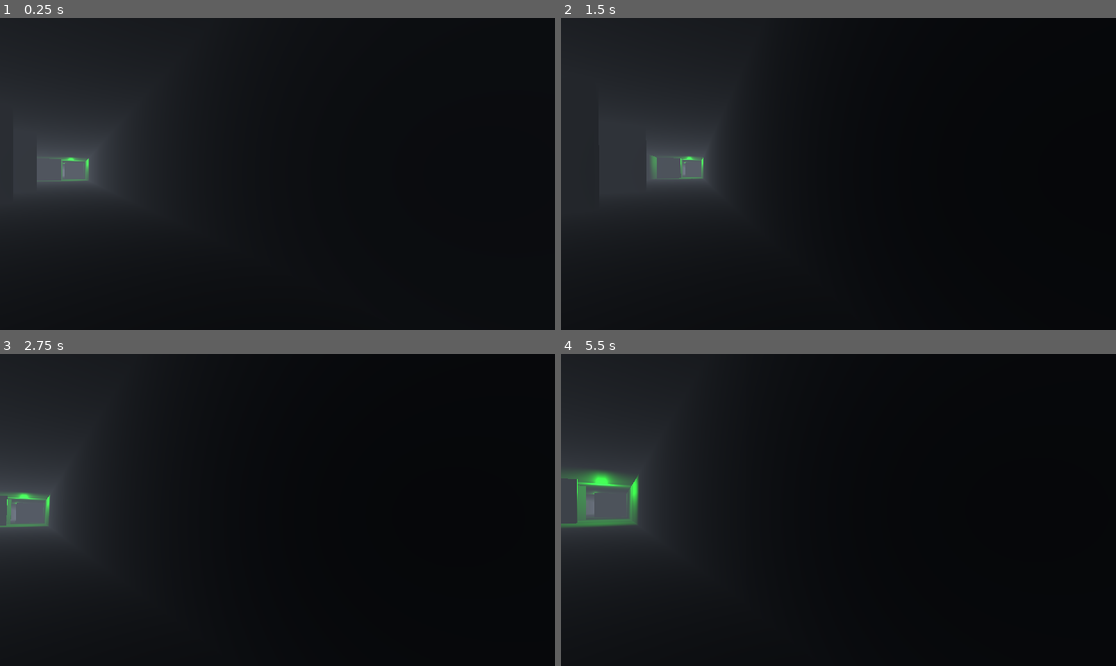
Above: before the commit, frames 1-4 (two rows, left to right).
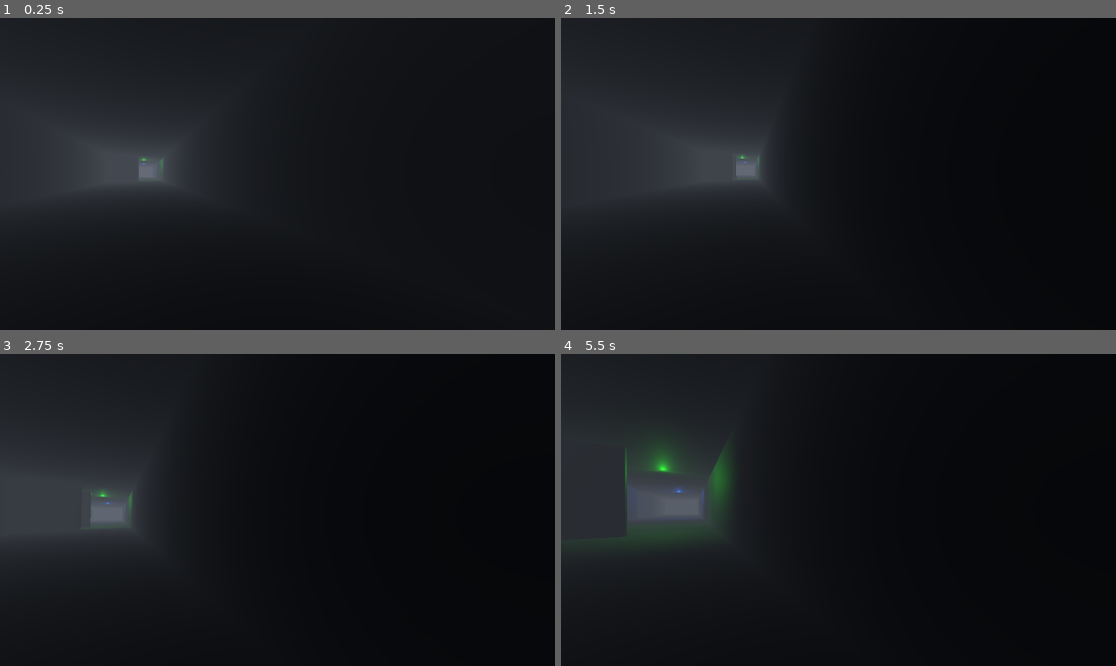
Above: after the commit, the same moments.

Repository: 53854/LightsAndTunnels
Game: Godot game, scene res://scenes/Level.tscn
Same seed, same stepped clock (60 frames per second), same inputs: the game is played once before the commit and once after it.
Inputs (mouse positions are in pixels of both pictures, inside the frame that each line leads up to):
- Up to frame 1 (0.25 s): no input
- Up to frame 2 (1.5 s): tap Enter at 0.5 s; move the mouse to (866, 174) at 0.52 s; hold W (move_forward) from 0.53 s (still down); click (866, 174) at 0.67 s; tap Space at 1.25 s; move the mouse to (810, 174) at 1.27 s
- Up to frame 3 (2.75 s): keep holding W (move_forward); tap Enter at 2 s; move the mouse to (288, 503) at 2.02 s
- Up to frame 4 (5.5 s): keep holding W (move_forward); tap Space at 2.75 s; move the mouse to (832, 516) at 2.77 s; click (832, 516) at 2.92 s; move the mouse to (877, 513) at 3.52 s; tap Enter at 4.25 s; move the mouse to (794, 506) at 4.27 s; move the mouse to (844, 510) at 5.02 s; click (844, 510) at 5.17 s

The runs differ from the first frame. In frame 1, 2.8% of the frame differs, in the area x 6-35%, y 36-56%; in frame 2, 2.4%; in frame 3, 3.1%; in frame 4, 6.3%, in the area x 0-32%, y 26-60%.

Commit message:
critical path2

Diff:
--- a/scenes/Level.tscn
+++ b/scenes/Level.tscn
@@ -25,9 +25,6 @@
 [node name="DemoT2" parent="Corridors" instance=ExtResource("4_xhnm3")]
 transform = Transform3D(-0.0025306907, 0, 0.9999968, 0, 1, 0, -0.9999968, 0, -0.0025306907, -12.004309, 0, 27.939095)
 
-[node name="DemoT" parent="Corridors" instance=ExtResource("4_xhnm3")]
-transform = Transform3D(1, 0, 0, 0, 1, 0, 0, 0, 1, -12.028383, 0, 15.966862)
-
 [node name="SegmentA2" parent="Corridors" instance=ExtResource("1_571js")]
 transform = Transform3D(1, 0, 0, 0, 1, 0, 0, 0, 1, -0.052975655, 0, 35.918163)
 
@@ -38,16 +35,36 @@
 transform = Transform3D(1, 0, 0, 0, 1, 0, 0, 0, 1, 0, 1.42, 16.138)
 light_color = Color(0.05882353, 0.8862745, 0.03529412, 1)
 
+[node name="OmniLight3D14" type="OmniLight3D" parent="Corridors"]
+transform = Transform3D(1, 0, 0, 0, 1, 0, 0, 0, 1, -31.374178, 1.42, -11.733967)
+light_color = Color(0.05882353, 0.8862745, 0.03529412, 1)
+
+[node name="OmniLight3D15" type="OmniLight3D" parent="Corridors"]
+transform = Transform3D(1, 0, 0, 0, 1, 0, 0, 0, 1, -19.2938, 1.42, -31.782934)
+light_color = Color(0.05882353, 0.8862745, 0.03529412, 1)
+
+[node name="OmniLight3D17" type="OmniLight3D" parent="Corridors"]
+transform = Transform3D(1, 0, 0, 0, 1, 0, 0, 0, 1, -72.587555, 1.42, -59.041023)
+light_color = Color(0.05882353, 0.8862745, 0.03529412, 1)
+
+[node name="OmniLight3D19" type="OmniLight3D" parent="Corridors"]
+transform = Transform3D(1, 0, 0, 0, 1, 0, 0, 0, 1, -48.000473, 1.42, -27.787025)
+light_color = Color(0.05882353, 0.8862745, 0.03529412, 1)
+
+[node name="OmniLight3D20" type="OmniLight3D" parent="Corridors"]
+transform = Transform3D(1, 0, 0, 0, 1, 0, 0, 0, 1, -48.000473, 1.42, -0.79084015)
+light_color = Color(0.05882353, 0.8862745, 0.03529412, 1)
+
 [node name="OmniLight3D3" type="OmniLight3D" parent="Corridors"]
 transform = Transform3D(1, 0, 0, 0, 1, 0, 0, 0, 1, 0, 1.42, 31.313)
 light_color = Color(0.05882353, 0.8862745, 0.03529412, 1)
 
 [node name="OmniLight3D2" type="OmniLight3D" parent="Corridors"]
-transform = Transform3D(1, 0, 0, 0, 1, 0, 0, 0, 1, 94.511, 1.42, 13.279)
+transform = Transform3D(1, 0, 0, 0, 1, 0, 0, 0, 1, 93.68618, 1.42, 13.279)
 light_color = Color(0.05882353, 0.8862745, 0.03529412, 1)
 
 [node name="OmniLight3D4" type="OmniLight3D" parent="Corridors"]
-transform = Transform3D(1, 0, 0, 0, 1, 0, 0, 0, 1, 94.43, 1.42, 32.618)
+transform = Transform3D(1, 0, 0, 0, 1, 0, 0, 0, 1, 93.81982, 1.42, 32.618)
 light_color = Color(0.05882353, 0.8862745, 0.03529412, 1)
 
 [node name="OmniLight3D6" type="OmniLight3D" parent="Corridors"]
@@ -60,6 +77,26 @@
 
 [node name="OmniLight3D8" type="OmniLight3D" parent="Corridors"]
 transform = Transform3D(1, 0, 0, 0, 1, 0, 0, 0, 1, -0.219, 1.42, 51.165)
+light_color = Color(0.05882353, 0.42352942, 0.9098039, 1)
+
+[node name="OmniLight3D10" type="OmniLight3D" parent="Corridors"]
+transform = Transform3D(1, 0, 0, 0, 1, 0, 0, 0, 1, -47.779903, 1.42, 19.361092)
+light_color = Color(0.05882353, 0.42352942, 0.9098039, 1)
+
+[node name="OmniLight3D18" type="OmniLight3D" parent="Corridors"]
+transform = Transform3D(1, 0, 0, 0, 1, 0, 0, 0, 1, -72.54779, 1.42, -50.931824)
+light_color = Color(0.05882353, 0.42352942, 0.9098039, 1)
+
+[node name="OmniLight3D11" type="OmniLight3D" parent="Corridors"]
+transform = Transform3D(1, 0, 0, 0, 1, 0, 0, 0, 1, -23.98632, 1.42, 26.973701)
+light_color = Color(0.05882353, 0.42352942, 0.9098039, 1)
+
+[node name="OmniLight3D12" type="OmniLight3D" parent="Corridors"]
+transform = Transform3D(1, 0, 0, 0, 1, 0, 0, 0, 1, -12.160247, 1.42, 27.832127)
+light_color = Color(0.05882353, 0.42352942, 0.9098039, 1)
+
+[node name="OmniLight3D13" type="OmniLight3D" parent="Corridors"]
+transform = Transform3D(1, 0, 0, 0, 1, 0, 0, 0, 1, -12.160247, 1.42, 5.0287514)
 light_color = Color(0.05882353, 0.42352942, 0.9098039, 1)
 
 [node name="OmniLight3D7" type="OmniLight3D" parent="Corridors"]
@@ -75,6 +112,12 @@
 light_energy = 6.608
 light_size = 0.701
 
+[node name="OmniLight3D16" type="OmniLight3D" parent="Corridors"]
+transform = Transform3D(1, 0, 0, 0, 1, 0, 0, 0, 1, -0.539217, 1.42015, -7.7220297)
+light_color = Color(0.05882353, 0.8862745, 0.11764706, 1)
+light_energy = 6.608
+light_size = 0.701
+
 [node name="DemoT4" parent="Corridors" instance=ExtResource("4_xhnm3")]
 transform = Transform3D(0.9999969, 0, 0.0025306472, 0, 1, 0, -0.0025306472, 0, 0.9999969, -0.045980453, 0, 7.942112)
 
@@ -106,7 +149,7 @@
 transform = Transform3D(1, 0, 0, 0, 1, 0, 0, 0, 1.5323007, -12.075662, 0, 62.13604)
 
 [node name="CorridorSegment5" parent="Corridors" instance=ExtResource("1_571js")]
-transform = Transform3D(1, 0, 0, 0, 1, 0, 0, 0, 0.6229671, -0.04252124, 0, 21.691639)
+transform = Transform3D(1, 0, 0, 0, 1, 0, 0, 0, 1.798797, -0.04252124, 0, 18.214943)
 
 [node name="CorridorSegment6" parent="Corridors" instance=ExtResource("1_571js")]
 transform = Transform3D(1, 0, 0, 0, 1, 0, 0, 0, 1, 22.843384, -9.536743e-07, -0.008169174)
@@ -153,8 +196,8 @@
 [node name="TCorridor10" parent="Corridors" instance=ExtResource("4_xhnm3")]
 transform = Transform3D(1, 0, 0, 0, 1, 0, 0, 0, 1, -0.036814213, 0, -19.601955)
 
-[node name="CorridorSegment16" parent="Corridors" instance=ExtResource("1_571js")]
-transform = Transform3D(-4.371139e-08, 0, 1, 0, 1, 0, -1, 0, -4.371139e-08, -0.72227097, 0, -24.601437)
+[node name="TCorridor25" parent="Corridors" instance=ExtResource("4_xhnm3")]
+transform = Transform3D(-4.371139e-08, 0, -1, 0, 1, 0, 1, 0, -4.371139e-08, -0.036814213, 0, -31.507238)
 
 [node name="CorridorSegment17" parent="Corridors" instance=ExtResource("1_571js")]
 transform = Transform3D(1, 0, 0, 0, 1, 0, 0, 0, 0.546565, -0.040655375, 0, -13.470845)
@@ -162,35 +205,32 @@
 [node name="TCorridor11" parent="Corridors" instance=ExtResource("4_xhnm3")]
 transform = Transform3D(-4.371139e-08, 0, -1, 0, 1, 0, 1, 0, -4.371139e-08, -12.036439, 0, 4.6919174)
 
-[node name="CrossCorridor2" parent="Corridors" instance=ExtResource("5_fc210")]
-transform = Transform3D(1, 0, 0, 0, 1, 0, 0, 0, 1, -20.021967, 0, 4.6761837)
-
 [node name="CorridorSegment19" parent="Corridors" instance=ExtResource("1_571js")]
-transform = Transform3D(1, 0, 0, 0, 1, 0, 0, 0, 2.3767424, -20.028526, 0, -7.630162)
+transform = Transform3D(1, 0, 0, 0, 1, 0, 0, 0, 0.64472044, -20.028526, 0, -11.245981)
 
 [node name="TCorridor12" parent="Corridors" instance=ExtResource("4_xhnm3")]
-transform = Transform3D(-4.371139e-08, 0, -1, 0, 1, 0, 1, 0, -4.371139e-08, -20.038284, 9.536743e-07, -24.610092)
+transform = Transform3D(-4.371139e-08, 0, -1, 0, 1, 0, 1, 0, -4.371139e-08, -19.399784, 9.536743e-07, -31.504208)
 
 [node name="CorridorSegment20" parent="Corridors" instance=ExtResource("1_571js")]
-transform = Transform3D(-4.371139e-08, 0, 1.4207764, 0, 1, 0, -1, 0, -6.210411e-08, -10.375462, 0, -24.61977)
+transform = Transform3D(-4.371139e-08, 0, 1.4207764, 0, 1, 0, -1, 0, -6.210411e-08, -9.709311, 0, -31.496655)
 
 [node name="TCorridor13" parent="Corridors" instance=ExtResource("4_xhnm3")]
-transform = Transform3D(1, 0, 0, 0, 1, 0, 0, 0, 1, -31.95949, 0, 4.6765203)
+transform = Transform3D(1, 0, 0, 0, 1, 0, 0, 0, 1, -31.304327, 0, 4.6765203)
 
 [node name="CorridorSegment22" parent="Corridors" instance=ExtResource("1_571js")]
-transform = Transform3D(1, 0, 0, 0, 1, 0, 0, 0, 1, -31.969093, 1.9073486e-06, -3.2804213)
+transform = Transform3D(1, 0, 0, 0, 1, 0, 0, 0, 1, -31.305775, 1.9073486e-06, -3.2804213)
 
 [node name="CrossCorridor3" parent="Corridors" instance=ExtResource("5_fc210")]
-transform = Transform3D(1, 0, 0, 0, 1, 0, 0, 0, 1, -31.940493, -1.9073486e-06, -11.283845)
+transform = Transform3D(1, 0, 0, 0, 1, 0, 0, 0, 1, -31.306576, -1.9073486e-06, -11.283845)
 
 [node name="CorridorSegment23" parent="Corridors" instance=ExtResource("1_571js")]
 transform = Transform3D(-4.371139e-08, 0, 0.8623916, 0, 1, 0, -1, 0, -3.7696335e-08, -24.969187, 1.9073486e-06, -11.278146)
 
 [node name="TCorridor14" parent="Corridors" instance=ExtResource("4_xhnm3")]
-transform = Transform3D(1, 0, 0, 0, 1, 0, 0, 0, 1, -31.921814, 0, -24.59537)
+transform = Transform3D(1, 0, 0, 0, 1, 0, 0, 0, 1, -31.291855, 0, -31.487259)
 
 [node name="CorridorSegment24" parent="Corridors" instance=ExtResource("1_571js")]
-transform = Transform3D(1, 0, 0, 0, 1, 0, 0, 0, 0.71765435, -31.949594, 0, -18.075756)
+transform = Transform3D(1, 0, 0, 0, 1, 0, 0, 0, 1.8081304, -31.305088, 0, -21.582098)
 
 [node name="TCorridor15" parent="Corridors" instance=ExtResource("4_xhnm3")]
 transform = Transform3D(1, 0, 0, 0, 1, 0, 0, 0, 1, -23.854258, 0, 27.960903)
@@ -203,6 +243,12 @@
 
 [node name="CorridorSegment13" parent="Corridors" instance=ExtResource("1_571js")]
 transform = Transform3D(-4.371139e-08, 0, 1, 0, 1, 0, -1, 0, -4.371139e-08, -35.841553, 0, 20.039003)
+
+[node name="CorridorSegment30" parent="Corridors" instance=ExtResource("1_571js")]
+transform = Transform3D(-1, 0, -8.742278e-08, 0, 1, 0, 8.742278e-08, 0, -1, -12.03105, 0, 16.532656)
+
+[node name="CorridorSegment33" parent="Corridors" instance=ExtResource("1_571js")]
+transform = Transform3D(1.3113416e-07, 0, -1, 0, 1, 0, 1, 0, 1.3113416e-07, -20.041924, 0, 4.6761355)
 
 [node name="CorridorSegment14" parent="Corridors" instance=ExtResource("1_571js")]
 transform = Transform3D(-4.371139e-08, 0, 1, 0, 1, 0, -1, 0, -4.371139e-08, 15.674858, -1.9073486e-06, 52.00543)
@@ -301,14 +347,34 @@
 transform = Transform3D(1, 0, 0, 0, 1, 0, 0, 0, 1, -47.839, 1.42, 40.366)
 light_color = Color(0.89596826, 0.39892986, 0.7988065, 1)
 
+[node name="OmniLight3D11" type="OmniLight3D" parent="Corridors/Corridors"]
+transform = Transform3D(1, 0, 0, 0, 1, 0, 0, 0, 1, -154.48528, 1.42, -11.92857)
+light_color = Color(0.89596826, 0.39892986, 0.7988065, 1)
+
+[node name="OmniLight3D15" type="OmniLight3D" parent="Corridors/Corridors"]
+transform = Transform3D(1, 0, 0, 0, 1, 0, 0, 0, 1, -106.58321, 1.42, 7.814064)
+light_color = Color(0.89596826, 0.39892986, 0.7988065, 1)
+
+[node name="OmniLight3D14" type="OmniLight3D" parent="Corridors/Corridors"]
+transform = Transform3D(1, 0, 0, 0, 1, 0, 0, 0, 1, -137.82828, 1.42, 7.1349926)
+light_color = Color(0.89596826, 0.39892986, 0.7988065, 1)
+
 [node name="OmniLight3D7" type="OmniLight3D" parent="Corridors/Corridors"]
 transform = Transform3D(1, 0, 0, 0, 1, 0, 0, 0, 1, -13.216156, 1.42, 40.365997)
 light_color = Color(0.89596826, 0.39892986, 0.7988065, 1)
 
+[node name="OmniLight3D13" type="OmniLight3D" parent="Corridors/Corridors"]
+transform = Transform3D(1, 0, 0, 0, 1, 0, 0, 0, 1, -137.35841, 1.42, 43.864037)
+light_color = Color(0.89596826, 0.39892986, 0.7988065, 1)
+
 [node name="OmniLight3D8" type="OmniLight3D" parent="Corridors/Corridors"]
 transform = Transform3D(1, 0, 0, 0, 1, 0, 0, 0, 1, -12.457, 1.42, 79.005)
 light_color = Color(0.89596826, 0.39892986, 0.7988065, 1)
 
+[node name="OmniLight3D12" type="OmniLight3D" parent="Corridors/Corridors"]
+transform = Transform3D(1, 0, 0, 0, 1, 0, 0, 0, 1, -130.46219, 1.42, 58.534416)
+light_color = Color(0.89596826, 0.39892986, 0.7988065, 1)
+
 [node name="OmniLight3D9" type="OmniLight3D" parent="Corridors/Corridors"]
 transform = Transform3D(1, 0, 0, 0, 1, 0, 0, 0, 1, -82.482, 1.42, 70.79)
 light_color = Color(0.89596826, 0.39892986, 0.7988065, 1)
@@ -632,6 +698,12 @@
 [node name="CorridorSegment6" parent="Corridors/Corridors/Corridors" instance=ExtResource("1_571js")]
 transform = Transform3D(1, 0, 0, 0, 1, 0, 0, 0, 1, 22.843384, -9.536743e-07, -0.008169174)
 
+[node name="CorridorSegment8" parent="Corridors/Corridors/Corridors" instance=ExtResource("1_571js")]
+transform = Transform3D(0.9999999, 0, 0, 0, 1, 0, 0, 0, 0.7629237, 34.05603, -9.536743e-07, 1.9768524)
+
+[node name="CorridorSegment11" parent="Corridors/Corridors/Corridors" instance=ExtResource("1_571js")]
+transform = Transform3D(-4.3711367e-08, 0, 1.6576216, 0, 1, 0, -1.0000004, 0, -7.245694e-08, 48.383797, -9.536743e-07, -3.5190353)
+
 [node name="TCorridor4" parent="Corridors/Corridors/Corridors" instance=ExtResource("4_xhnm3")]
 transform = Transform3D(-1, 0, -8.742278e-08, 0, 1, 0, 8.742278e-08, 0, -1, 22.869156, 0, -7.904874)
 
@@ -641,32 +713,29 @@
 [node name="TCorridor5" parent="Corridors/Corridors/Corridors" instance=ExtResource("4_xhnm3")]
 transform = Transform3D(1, 0, 0, 0, 1, 0, 0, 0, 1, -0.031399727, 0, -7.918301)
 
-[node name="TCorridor6" parent="Corridors/Corridors/Corridors" instance=ExtResource("4_xhnm3")]
-transform = Transform3D(-1, 0, -8.742278e-08, 0, 1, 0, 8.742278e-08, 0, -1, 34.110012, 0, 7.9527483)
-
-[node name="TCorridor7" parent="Corridors/Corridors/Corridors" instance=ExtResource("4_xhnm3")]
-transform = Transform3D(-1, 0, -8.742278e-08, 0, 1, 0, 8.742278e-08, 0, -1, 34.116608, 0, -0.07424128)
-
-[node name="CorridorSegment8" parent="Corridors/Corridors/Corridors" instance=ExtResource("1_571js")]
-transform = Transform3D(-4.371139e-08, 0, 1, 0, 1, 0, -1, 0, -4.371139e-08, 33.69573, 0, -4.823015)
+[node name="TCorridor26" parent="Corridors/Corridors/Corridors" instance=ExtResource("4_xhnm3")]
+transform = Transform3D(1, 0, 0, 0, 1, 0, 0, 0, 1, 34.055824, 0, -3.5171165)
+
+[node name="TCorridor24" parent="Corridors/Corridors/Corridors" instance=ExtResource("4_xhnm3")]
+transform = Transform3D(1.3113419e-07, 0, -1, 0, 1, 0, 1, 0, 1.3113419e-07, 58.538795, 0, -3.4996834)
 
 [node name="CorridorSegment9" parent="Corridors/Corridors/Corridors" instance=ExtResource("1_571js")]
-transform = Transform3D(-4.371139e-08, 0, 0.39999998, 0, 1, 0, -1, 0, -1.7484554e-08, 25, 0, -0.0789814)
+transform = Transform3D(-6.667079e-08, 0, 0.466292, 0, 1, 0, -1.5252496, 0, -2.0382274e-08, 28.51387, 0, 8.739346)
 
 [node name="CorridorSegment10" parent="Corridors/Corridors/Corridors" instance=ExtResource("1_571js")]
 transform = Transform3D(-4.371139e-08, 0, 0.73332006, 0, 1, 0, -1, 0, -3.2054437e-08, 27.042267, 0, -4.801062)
 
-[node name="CorridorSegment11" parent="Corridors/Corridors/Corridors" instance=ExtResource("1_571js")]
-transform = Transform3D(1, 0, 0, 0, 1, 0, 0, 0, 1.5463278, 38.67304, 1.9073486e-06, -5.627366)
-
 [node name="TCorridor8" parent="Corridors/Corridors/Corridors" instance=ExtResource("4_xhnm3")]
 transform = Transform3D(-4.371139e-08, 0, -1, 0, 1, 0, 1, 0, -4.371139e-08, 22.871443, 0, -19.550148)
 
 [node name="CorridorSegment12" parent="Corridors/Corridors/Corridors" instance=ExtResource("1_571js")]
-transform = Transform3D(-4.371139e-08, 0, 1, 0, 1, 0, -1, 0, -4.371139e-08, 30.766933, 0, -19.557384)
+transform = Transform3D(-4.3711395e-08, 0, 0.6504312, 0, 1, 0, -0.9999999, 0, -2.843126e-08, 29.064903, 0, -19.518578)
+
+[node name="CorridorSegment48" parent="Corridors/Corridors/Corridors" instance=ExtResource("1_571js")]
+transform = Transform3D(-0.9999999, 0, -5.6928926e-08, 0, 1, 0, 8.742279e-08, 0, -0.6511909, 34.070557, 0, -9.236473)
 
 [node name="TCorridor9" parent="Corridors/Corridors/Corridors" instance=ExtResource("4_xhnm3")]
-transform = Transform3D(-4.371139e-08, 0, -1, 0, 1, 0, 1, 0, -4.371139e-08, 38.66167, -9.536743e-07, -19.542511)
+transform = Transform3D(-4.3711395e-08, 0, -1, 0, 1, 0, 1, 0, -4.3711395e-08, 34.086662, -9.536743e-07, -19.542519)
 
 [node name="CorridorSegment15" parent="Corridors/Corridors/Corridors" instance=ExtResource("1_571js")]
 transform = Transform3D(-4.3711385e-08, 0, 1.3629731, 0, 1, 0, -0.99999994, 0, -5.9577445e-08, 13.425192, 0, -19.580582)
@@ -803,30 +872,30 @@
 [node name="CorridorSegment36" parent="Corridors/Corridors/Corridors" instance=ExtResource("1_571js")]
 transform = Transform3D(1, 0, 0, 0, 1, 0, 0, 0, 0.9677123, 46.752052, 0, 59.64379)
 
-[node name="TCorridor24" parent="Corridors/Corridors/Corridors" instance=ExtResource("4_xhnm3")]
-transform = Transform3D(-1, 0, -8.742278e-08, 0, 1, 0, 8.742278e-08, 0, -1, 58.56295, 0, 31.848116)
-
 [node name="CorridorSegment37" parent="Corridors/Corridors/Corridors" instance=ExtResource("1_571js")]
 transform = Transform3D(1, 0, 0, 0, 1, 0, 0, 0, 1.9232113, 58.53765, 0, 20.16202)
 
+[node name="CorridorSegment45" parent="Corridors/Corridors/Corridors" instance=ExtResource("1_571js")]
+transform = Transform3D(1, 0, 0, 0, 1, 0, 0, 0, 1.9232113, 58.537655, 0, 28.938211)
+
 [node name="TCorridor25" parent="Corridors/Corridors/Corridors" instance=ExtResource("4_xhnm3")]
 transform = Transform3D(-1, 0, 8.742278e-08, 0, 1, 0, -8.742278e-08, 0, -1, 58.527, 0, 8.569767)
 
 [node name="CorridorSegment38" parent="Corridors/Corridors/Corridors" instance=ExtResource("1_571js")]
-transform = Transform3D(-4.3711385e-08, 0, 1.9064314, 0, 1, 0, -0.99999994, 0, -8.3332765e-08, 43.23617, 0, 8.557838)
-
-[node name="TCorridor26" parent="Corridors/Corridors/Corridors" instance=ExtResource("4_xhnm3")]
-transform = Transform3D(-1, 0, -8.742278e-08, 0, 1, 0, 8.742278e-08, 0, -1, 58.552574, 0, 51.97883)
+transform = Transform3D(-4.3711395e-08, 0, 1.9064314, 0, 1, 0, -0.99999994, 0, -8.333279e-08, 43.23617, 0, 8.557838)
 
 [node name="CorridorSegment39" parent="Corridors/Corridors/Corridors" instance=ExtResource("1_571js")]
 transform = Transform3D(1, 0, 0, 0, 1, 0, 0, 0, 1.592118, 58.55472, 0, 41.82376)
 
-[node name="TCorridor27" parent="Corridors/Corridors/Corridors" instance=ExtResource("4_xhnm3")]
-transform = Transform3D(-1, 0, 8.742278e-08, 0, 1, 0, -8.742278e-08, 0, -1, 58.586742, 0, 71.28128)
+[node name="CorridorSegment46" parent="Corridors/Corridors/Corridors" instance=ExtResource("1_571js")]
+transform = Transform3D(1, 0, 0, 0, 1, 0, 0, 0, 1.592118, 58.554726, 0, 51.600456)
 
 [node name="CorridorSegment40" parent="Corridors/Corridors/Corridors" instance=ExtResource("1_571js")]
 transform = Transform3D(1, 0, 0, 0, 1, 0, 0, 0, 1.547124, 58.546898, 0, 61.444862)
 
+[node name="CorridorSegment47" parent="Corridors/Corridors/Corridors" instance=ExtResource("1_571js")]
+transform = Transform3D(1, 0, 0, 0, 1, 0, 0, 0, 1.547124, 58.5469, 0, 70.44998)
+
 [node name="TCorridor28" parent="Corridors/Corridors/Corridors" instance=ExtResource("4_xhnm3")]
 transform = Transform3D(-4.371139e-08, 0, -1, 0, 1, 0, 1, 0, -4.371139e-08, -12.005882, 0, 40.06595)
 
@@ -872,8 +941,8 @@
 [node name="CorridorSegment29" parent="Corridors" instance=ExtResource("1_571js")]
 transform = Transform3D(-4.371139e-08, 0, 0.6, 0, 1, 0, -1, 0, -2.6226834e-08, 23.305714, 0, 26.38409)
 
+[node name="CrossCorridor2" parent="Corridors" instance=ExtResource("5_fc210")]
+transform = Transform3D(1, 0, 0, 0, 1, 0, 0, 0, 1, -72.30675, 0, -50.542976)
+
 [node name="Player" parent="." instance=ExtResource("2_i7cwk")]
-transform = Transform3D(-0.70710677, 0, 0.70710677, 0, 1, 0, -0.70710677, 0, -0.70710677, -0.71798754, 0.2, -14.511259)
-
-[node name="TCorridor" parent="." instance=ExtResource("4_xhnm3")]
-transform = Transform3D(-1, 0, 8.742278e-08, 0, 1, 0, -8.742278e-08, 0, -1, -0.033254623, 0, 15.937431)
+transform = Transform3D(-0.837366, 0, 0.5466429, 0, 1, 0, -0.5466429, 0, -0.837366, -72.65056, 0.2, -78.00146)
